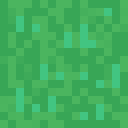
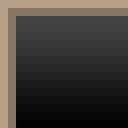
Before/after of a 128x128 layered artwork. What changed in the layer stack:
showed "CeilingCorner2", painted on it over [0,0,128,128]
